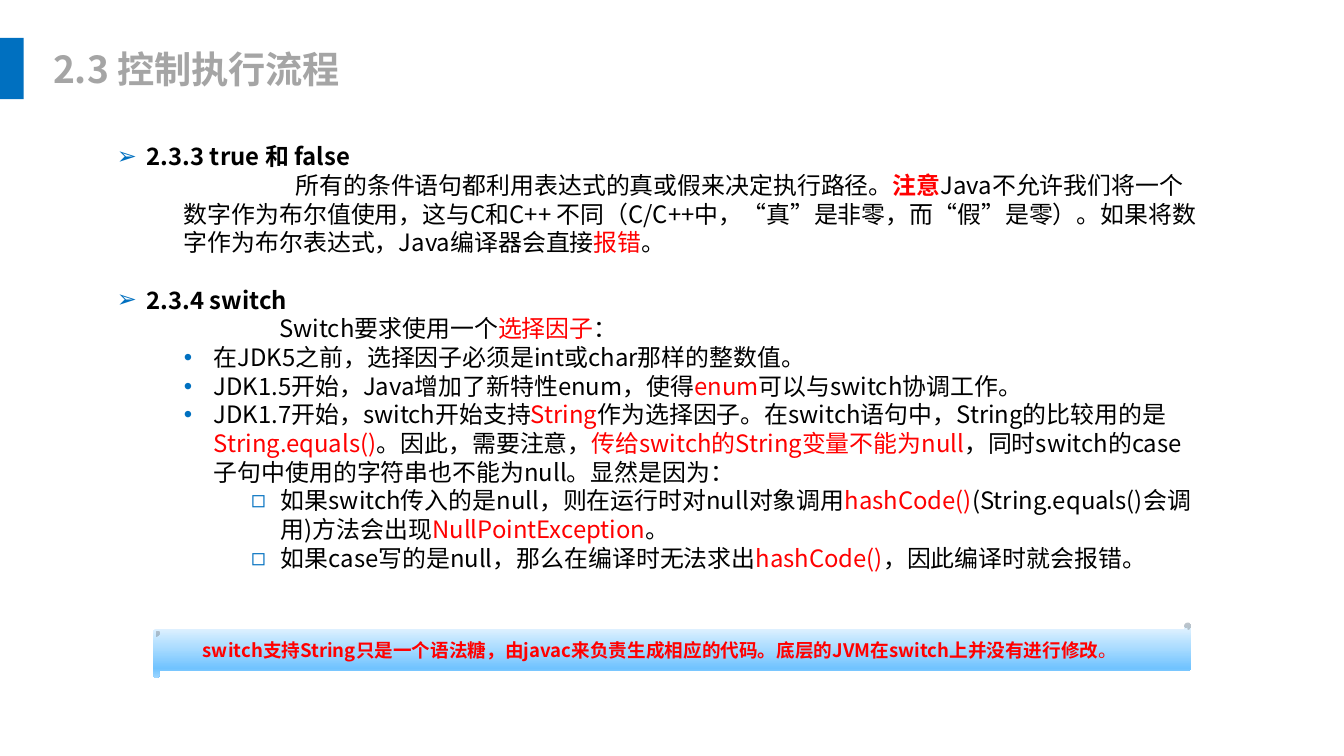
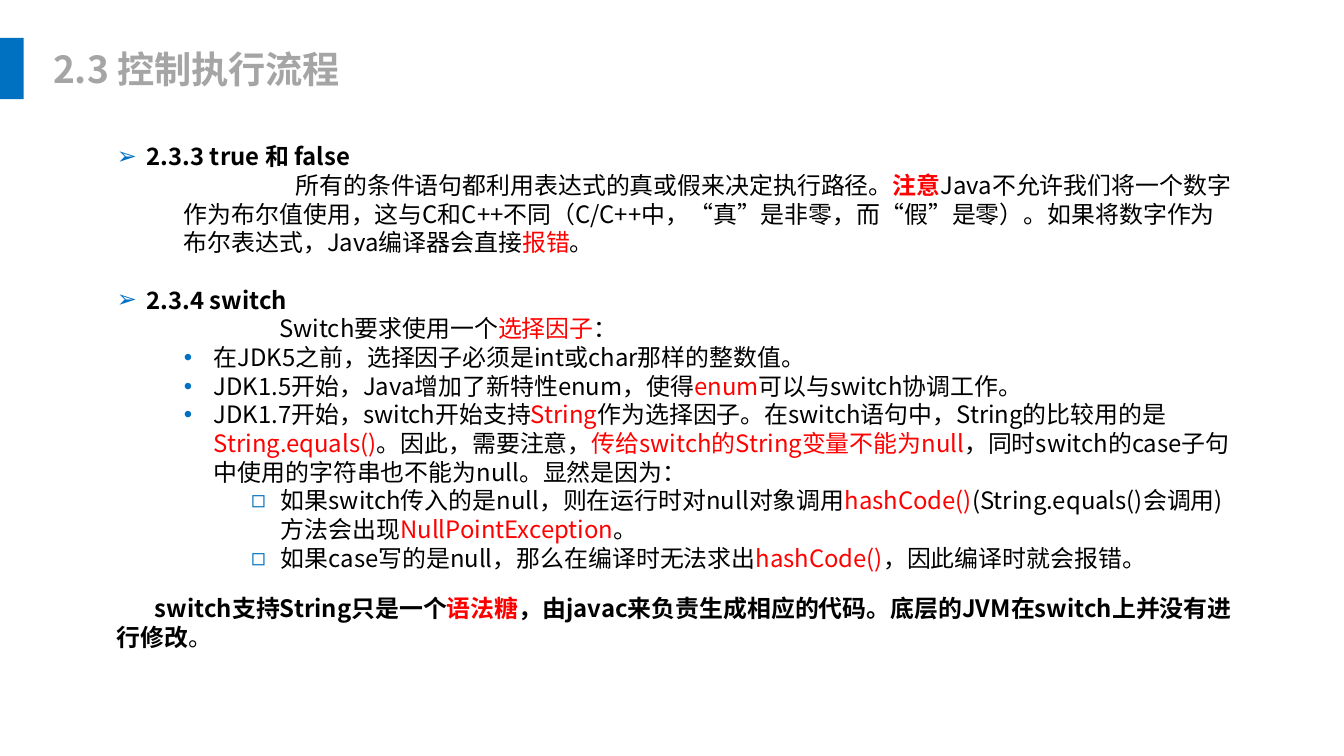
Before and after one commit to leonliu06/JavaTrainning, a slide deck: slide 19 of Java基础培训.pptx. Drawn at 1344x756 pixels with LibreOffice and Linux fonts; fonts in the diff are those of the drawing. Boxes give left, top, right and bottom in pixels: in the first picture for what was removed or moved away, otherwise in the second. Text is boxed around its words. In the diff, an @@ line names an element or a change of style, - is before the commit and + after.

```diff
--- a/Java基础培训.pptx
+++ b/Java基础培训.pptx
@@ text at box(184, 173, 1231, 254): spaces changed @@
-  所有的条件语句都利用表达式的真或假来决定执行路径。注意Java不允许我们将一个数字作为布尔值使用，这与C和C++ 不同（C/C++中，“真”是非零，而“假”是零）。如果将数字作为布尔表达式，Java编译器会直接报错。
+  所有的条件语句都利用表达式的真或假来决定执行路径。注意Java不允许我们将一个数字作为布尔值使用，这与C和C++不同（C/C++中，“真”是非零，而“假”是零）。如果将数字作为布尔表达式，Java编译器会直接报错。
@@ text "switch支持String只是一个语法糖，由javac来负责生成相应的代码。底层的JVM在switch上并没有进行修改 ...": place and size @@
-text "switch支持String只是一个语法糖，由javac来负责生成相应的代码。底层的JVM在switch上并没有进行修改 ..." at box(153, 622, 1192, 678)
+text "switch支持String只是一个语法糖，由javac来负责生成相应的代码。底层的JVM在switch上并没有进行修改 ..." at box(117, 596, 1232, 649)
@@ text "switch支持String只是一个语法糖，由javac来负责生成相应的代码。底层的JVM在switch上并没有进行修改 ..." at box(117, 596, 1232, 649): size 14 to 18 pt, text colour #FF0000 to #000000; vertical alignment middle to top; fill gradient #EFF8FF to #B0DEFF to #70C3FF to #A0D7FF to none @@
```
Also in this commit, not shown: 6 other slides changed, 19 slides added, 3 slides removed, 26 other files.
